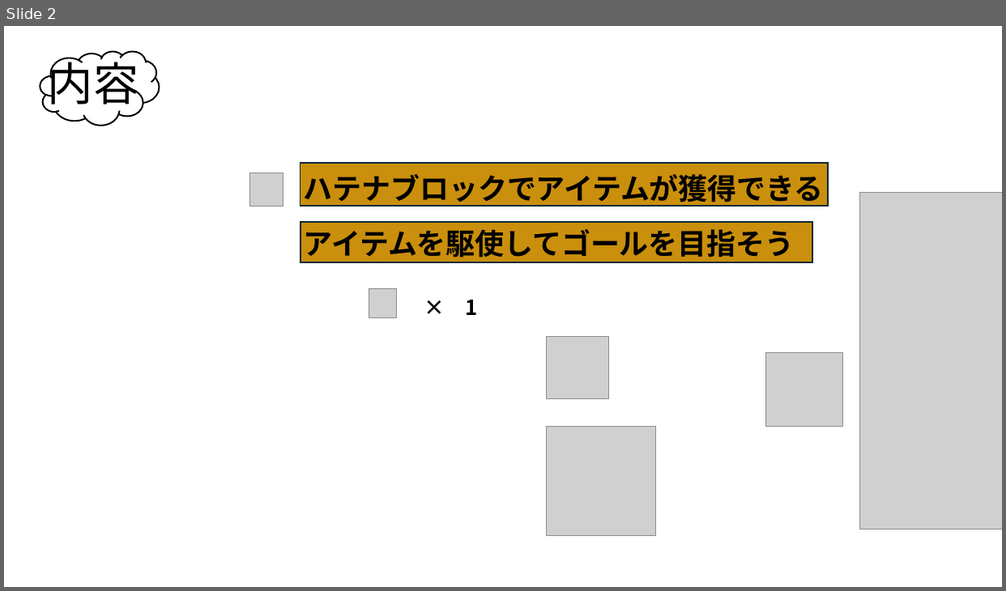
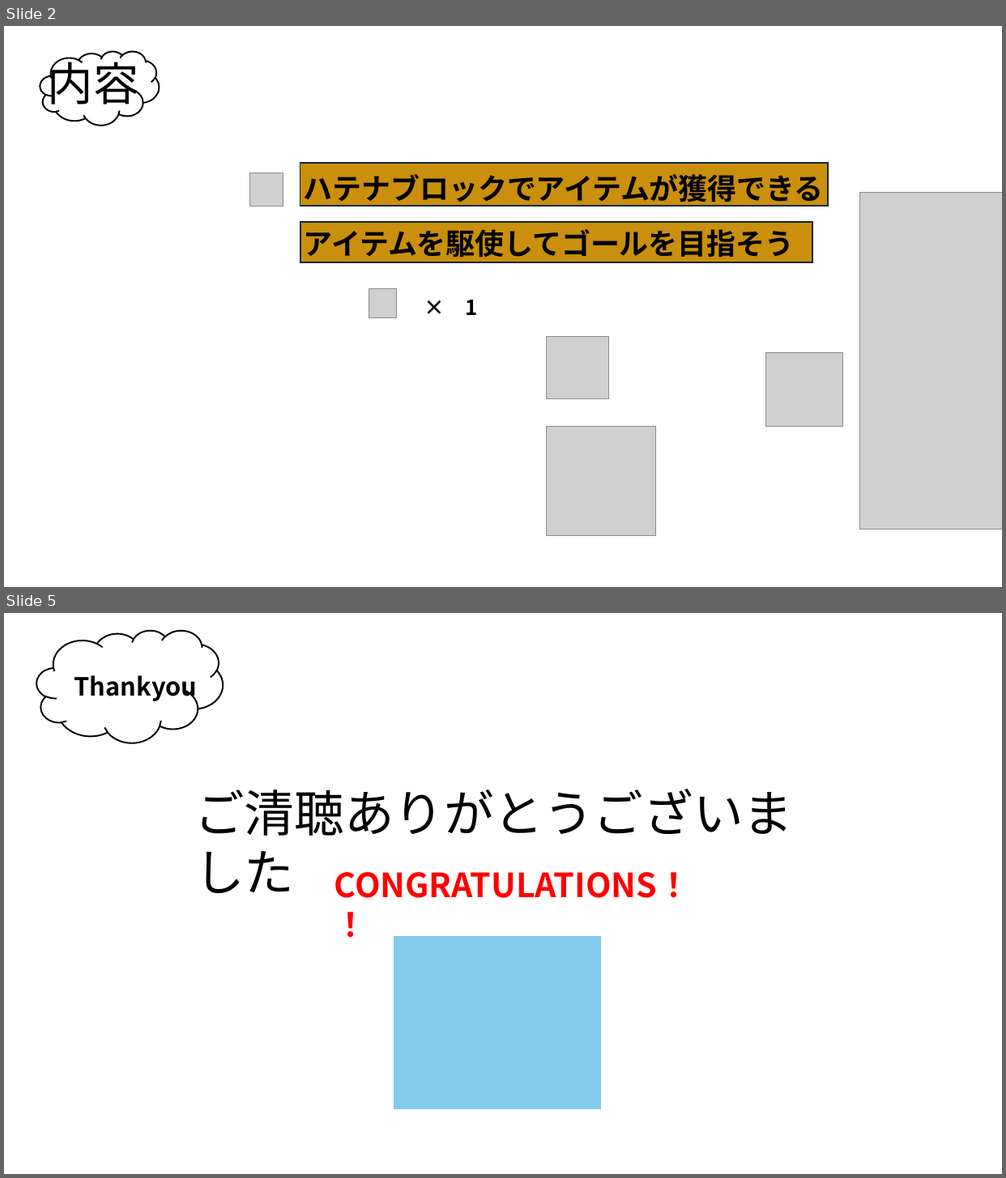
Before and after one commit to iwyuki/team02, a slide deck: mario/mario.pptx. Shown one above the other, each under a label of ours: slide 2 before the commit, slides 2 and 5 after it; the slides between them are not shown. The pictures are 1006x591 and 1006x1178 pixels, drawn with LibreOffice and Linux fonts; fonts in the diff are those of the drawing; grey boxes stand for pictures; background and template pictures are left out. Boxes give left, top, right and bottom in pixels: in the first picture for what was removed or moved away, otherwise in the second. Text is boxed around its words. In the diff, an @@ line names an element or a change of style, - is before the commit and + after.

Commit message:
パワポの追加
パワポ資料を追加した

```diff
--- a/mario/mario.pptx
+++ b/mario/mario.pptx
@@ slide 5 added at <box>4,613,1002,1174</box>, background picture (left out) @@
@@ cloud added at <box>37,630,224,743</box>, fill #FFFFFF, outline #000000 1.5 pt @@
@@ text added at <box>74,675,198,703</box>, 24 pt, text #000000, bold @@
+Thankyou
@@ text added at <box>194,789,793,893</box>, 48 pt, text #000000 @@
+ご清聴ありがとうございました
@@ text added at <box>334,872,691,898</box>, 32 pt, text #FF0000, bold @@
+CONGRATULATIONS！！
@@ rectangle added at <box>394,937,600,1110</box>, fill #83CBEB, outline #83CBEB 1.5 pt @@
```
Also in this commit, not shown: 1 slide changed, 1 other slide added.
